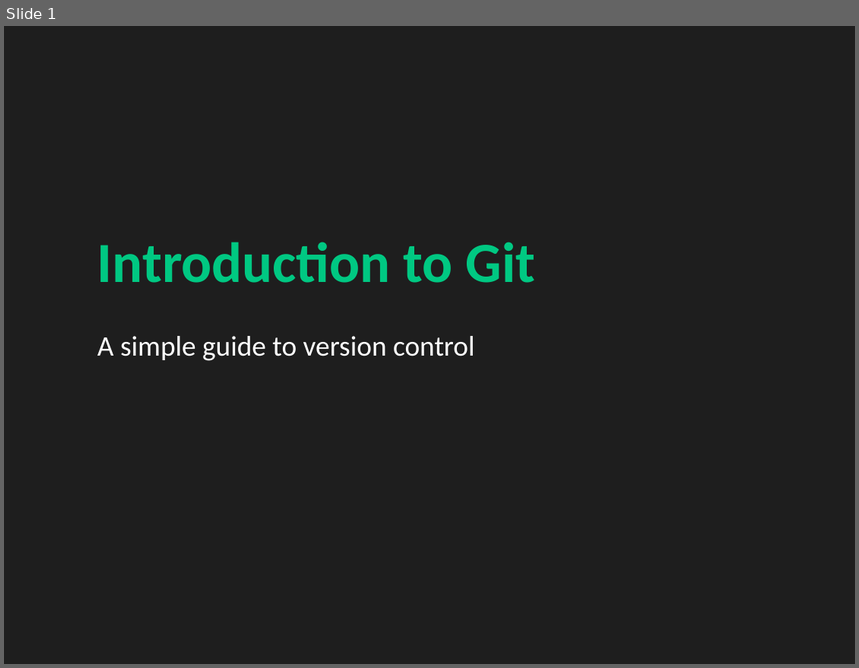
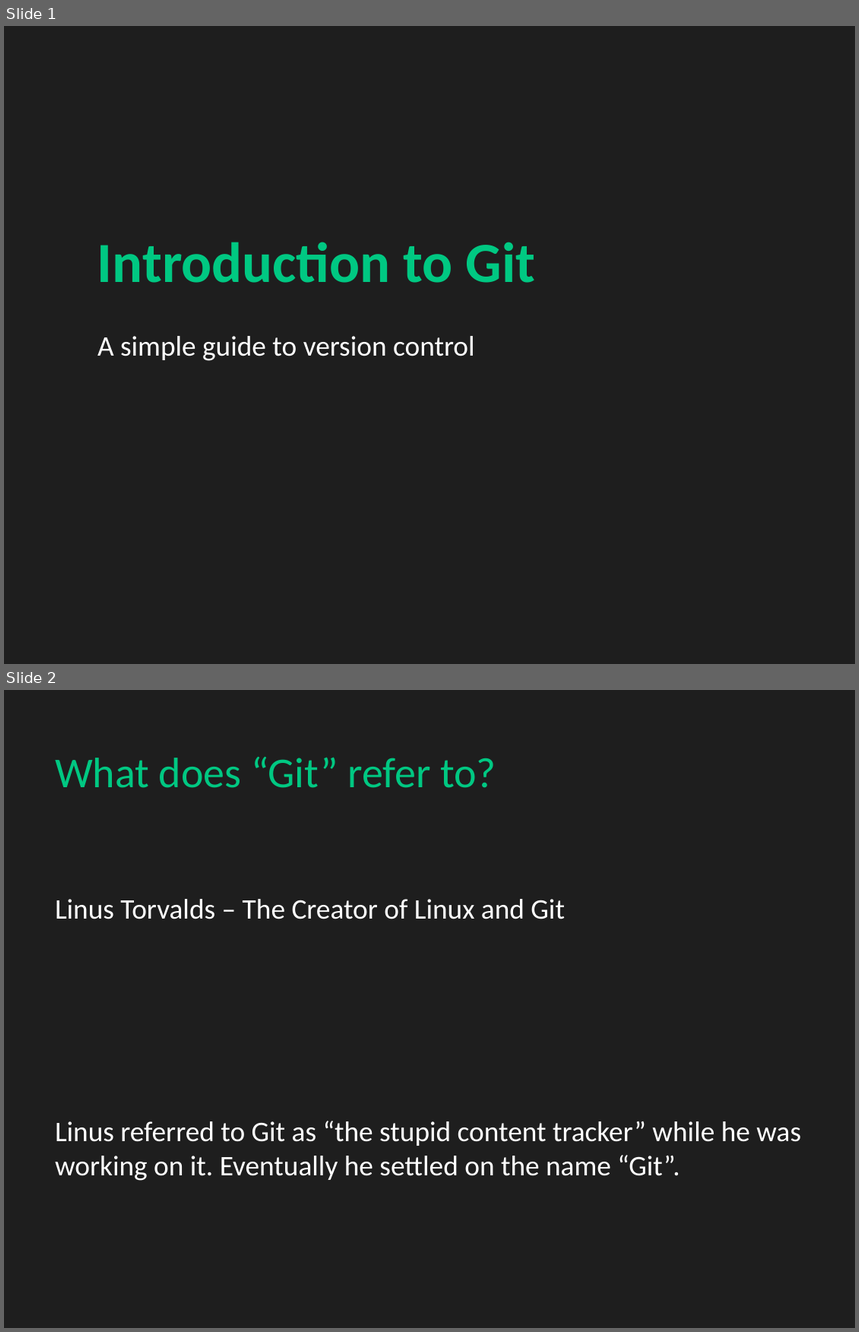
Before and after one commit to OmarMoamarFostok/git-presentation, a slide deck: Git_Presentation.pptx. Shown one above the other, each under a label of ours: slide 1 before the commit, slides 1 and 2 after it. The pictures are 859x668 and 859x1332 pixels, drawn with LibreOffice and Linux fonts; fonts in the diff are those of the drawing. Boxes give left, top, right and bottom in pixels: in the first picture for what was removed or moved away, otherwise in the second. Text is boxed around its words. In the diff, an @@ line names an element or a change of style, - is before the commit and + after.

```diff
--- a/Git_Presentation.pptx
+++ b/Git_Presentation.pptx
@@ slide 2 added at <box>4,690,855,1328</box>, background #1E1E1E @@
@@ text added at <box>55,757,496,788</box>, 36 pt, text #00C882 @@
+What does “Git” refer to?
@@ text added at <box>55,899,565,920</box>, 24 pt, text #FFFFFF @@
+Linus Torvalds – The Creator of Linux and Git
@@ text added at <box>55,1121,801,1181</box>, 24 pt, text #FFFFFF @@
+Linus referred to Git as “the stupid content tracker” while he was
+working on it. Eventually he settled on the name “Git”.
```
Also in this commit, not shown: 2 other slides changed, 17 other slides added, 1 slide removed.
